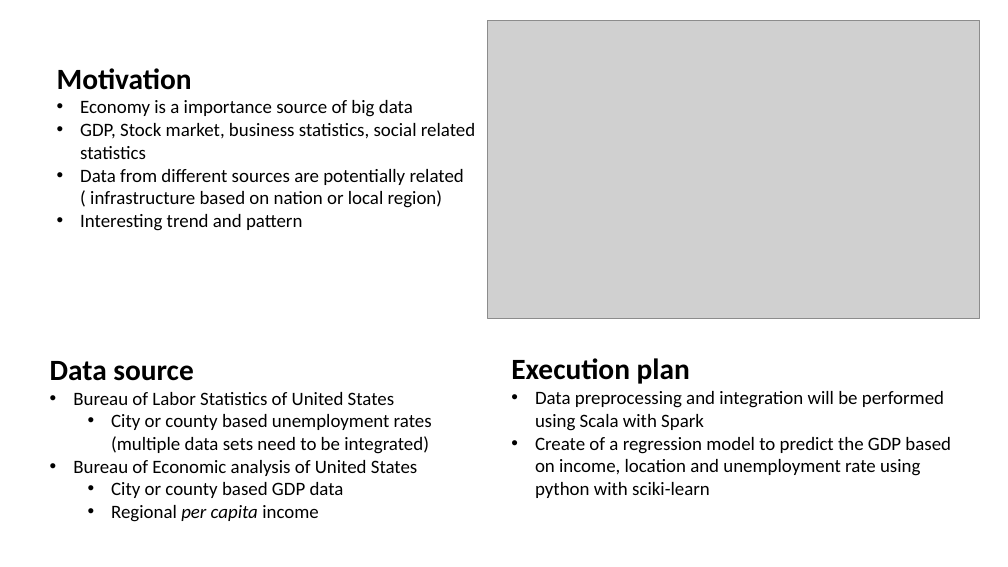
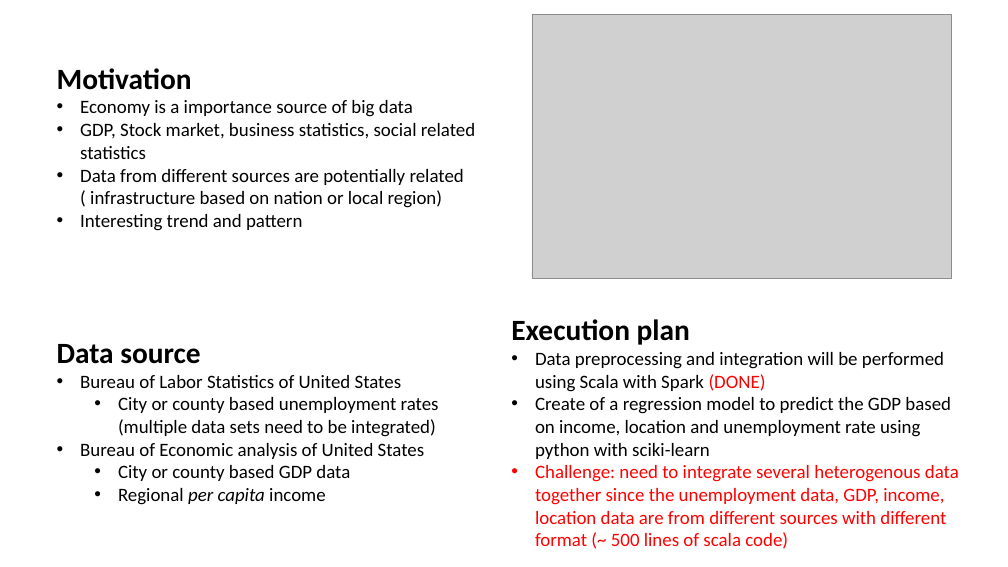
Before and after one commit to alexpython1988/cap5771, a slide deck: slide 1 of proj/final_project_group_30.pptx. Drawn at 1008x567 pixels with LibreOffice and Linux fonts; fonts in the diff are those of the drawing; grey boxes stand for pictures. Boxes give left, top, right and bottom in pixels: in the first picture for what was removed or moved away, otherwise in the second. Text is boxed around its words. In the diff, an @@ line names an element or a change of style, - is before the commit and + after.

Commit message:
data mining project done

```diff
--- a/proj/final_project_group_30.pptx
+++ b/proj/final_project_group_30.pptx
@@ picture: place and size @@
-picture at <box>488,20,981,318</box>
+picture at <box>532,15,952,278</box>
@@ text "Execution plan": place and size @@
-text "Execution plan" at <box>511,358,951,498</box>
+text "Execution plan" at <box>511,319,959,549</box>
@@ text "Data source": place and size @@
-text "Data source" at <box>50,361,432,522</box>
+text "Data source" at <box>57,344,439,505</box>
@@ text at <box>535,352,944,392</box>: text changed @@
-• Data preprocessing and integration will be performed using Scala with Spark
+• Data preprocessing and integration will be performed using Scala with Spark (DONE)
@@ text at <box>535,465,959,549</box>: paragraph added @@
+• Challenge: need to integrate several heterogenous data together since the unemployment data, GDP, income, location data are from different sources with different format (~ 500 lines of scala code)
```
Also in this commit, not shown: 6 slides added, 2 slides removed, 7 other files.
